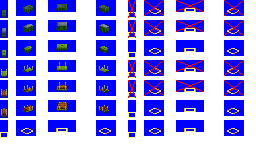
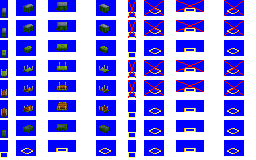
Layers edited between the first and the second 256px x 160px image:
painted on "small wagon" over [2, 2, 109, 138]
painted on "Layer 1" over [0, 128, 244, 158]
